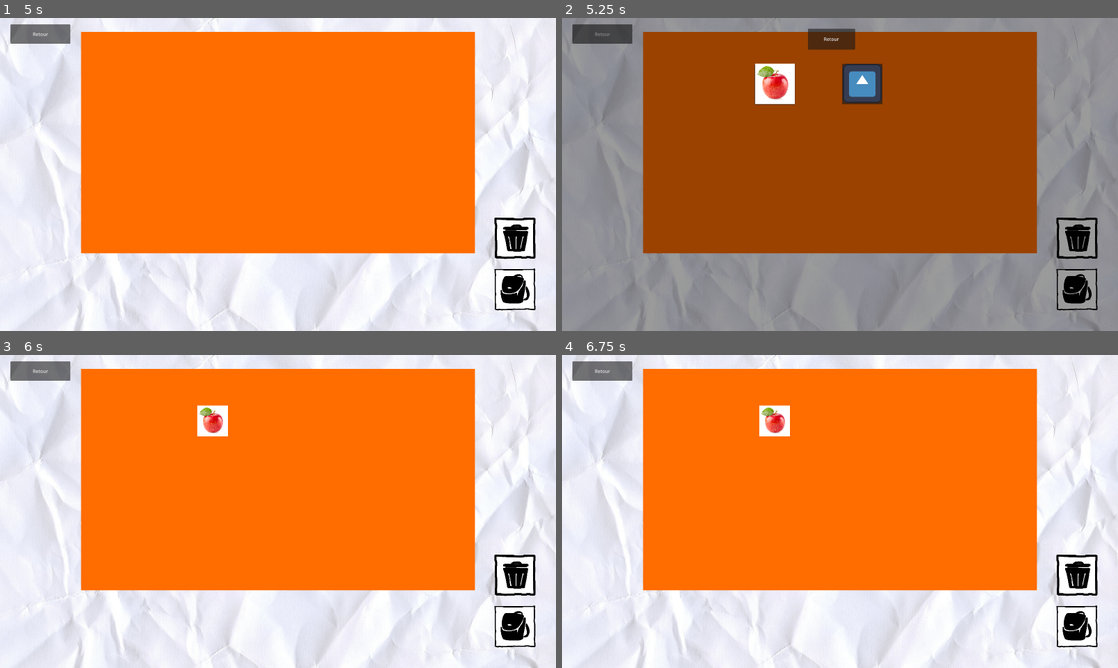
Above: before the commit, frames 1-4 (two rows, left to right).
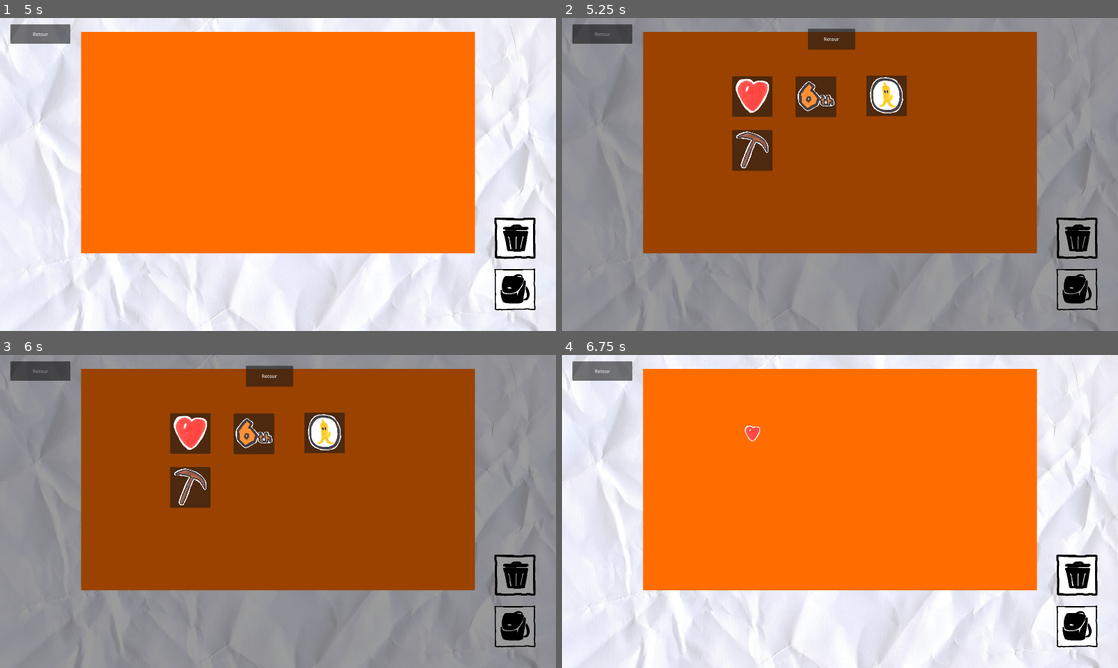
Above: after the commit, the same moments.

Repository: TanguyDoStuff/UIDesigner
Game: Godot game, scene res://Scenes/MainMenu/MainMenu.tscn
Two runs of this game, one before a commit and one after it. Both use one fixed random seed, a clock stepped at 60 frames per second and the inputs below. The engine's default icon, where the game draws it, is replaced by a stand-in: a white triangle on a blue panel in a dark square.
Inputs (mouse positions are in pixels of both pictures, inside the frame that each line leads up to):
- Up to frame 1 (5 s): click "Libre" at 0.5 s; click "Retour" at 1.25 s; click "Libre" at 2 s; click (183, 96) at 2.75 s; click "Retour" at 3.5 s; click (378, 96) at 4.25 s
- Up to frame 2 (5.25 s): click (1079, 290) at 5 s
- Up to frame 3 (6 s): click (211, 420) at 5.77 s
- Up to frame 4 (6.75 s): click (751, 433) at 6.52 s

Frame 1 is identical in both runs. In frame 2, 5.1% of the frame differs, in the area x 30-62%, y 14-49%; in frame 3, 99%, in the area x 0-100%, y 0-100%; in frame 4, 0.7%.

Commit message:
Ajout d'elements

Diff:
--- a/Scenes/LibreMode/Element/DragNDrop.gd
+++ b/Scenes/LibreMode/Element/DragNDrop.gd
@@ -39,7 +39,7 @@
 	# ROTATION
 	if event is InputEventMouseButton and event.button_index == MOUSE_BUTTON_RIGHT:
 		if event.pressed:
-			rotation_degrees = rotation_degrees + 10
+			rotation_degrees = rotation_degrees + 36
 
 
 func _on_area_2d_mouse_exited():
--- a/Scenes/LibreMode/Element/Test.tscn
+++ b/Scenes/LibreMode/Element/heart.tscn
@@ -1,17 +1,17 @@
-[gd_scene load_steps=4 format=3 uid="uid://b68m63i1by8gl"]
+[gd_scene load_steps=4 format=3 uid="uid://b3k8gnwbwbk8d"]
 
-[ext_resource type="Script" path="res://Scenes/LibreMode/Element/DragNDrop.gd" id="1_ucfbm"]
-[ext_resource type="Texture2D" uid="uid://l8gcrrax717i" path="res://icon.svg" id="2_3adyi"]
+[ext_resource type="Script" path="res://Scenes/LibreMode/Element/DragNDrop.gd" id="1_b1tw6"]
+[ext_resource type="Texture2D" uid="uid://fq6tc6u2cqcx" path="res://Assets/LibreElement/heart.png" id="2_1is60"]
 
 [sub_resource type="RectangleShape2D" id="RectangleShape2D_hqdwp"]
-size = Vector2(106, 108)
+size = Vector2(54, 56)
 
 [node name="Test" type="Node2D"]
-script = ExtResource("1_ucfbm")
+script = ExtResource("1_b1tw6")
 
 [node name="Sprite2D" type="Sprite2D" parent="."]
-scale = Vector2(0.84375, 0.84375)
-texture = ExtResource("2_3adyi")
+scale = Vector2(0.415385, 0.415385)
+texture = ExtResource("2_1is60")
 
 [node name="Area2D" type="Area2D" parent="."]
 
--- /dev/null
+++ b/Scenes/LibreMode/Element/itemkart.tscn
@@ -0,0 +1,22 @@
+[gd_scene load_steps=4 format=3 uid="uid://blndaqwm0xbqr"]
+
+[ext_resource type="Script" path="res://Scenes/LibreMode/Element/DragNDrop.gd" id="1_oi713"]
+[ext_resource type="Texture2D" uid="uid://x6j60mo1tl8p" path="res://Assets/LibreElement/itemkart.png" id="2_fujei"]
+
+[sub_resource type="CircleShape2D" id="CircleShape2D_dkt5d"]
+radius = 54.0093
+
+[node name="Test" type="Node2D"]
+script = ExtResource("1_oi713")
+
+[node name="Sprite2D" type="Sprite2D" parent="."]
+scale = Vector2(0.249377, 0.249377)
+texture = ExtResource("2_fujei")
+
+[node name="Area2D" type="Area2D" parent="."]
+
+[node name="CollisionShape2D" type="CollisionShape2D" parent="Area2D"]
+shape = SubResource("CircleShape2D_dkt5d")
+
+[connection signal="input_event" from="Area2D" to="." method="_on_area_2d_input_event"]
+[connection signal="mouse_exited" from="Area2D" to="." method="_on_area_2d_mouse_exited"]
--- /dev/null
+++ b/Scenes/LibreMode/Element/povpickaxe.tscn
@@ -0,0 +1,22 @@
+[gd_scene load_steps=4 format=3 uid="uid://pb7um27dmbk0"]
+
+[ext_resource type="Script" path="res://Scenes/LibreMode/Element/DragNDrop.gd" id="1_jwihy"]
+[ext_resource type="Texture2D" uid="uid://b3hod0rh31ssc" path="res://Assets/LibreElement/povpickaxe.png" id="2_5gltg"]
+
+[sub_resource type="RectangleShape2D" id="RectangleShape2D_lyk63"]
+size = Vector2(252, 286)
+
+[node name="Test" type="Node2D"]
+script = ExtResource("1_jwihy")
+
+[node name="Sprite2D" type="Sprite2D" parent="."]
+scale = Vector2(0.437828, 0.437828)
+texture = ExtResource("2_5gltg")
+
+[node name="Area2D" type="Area2D" parent="."]
+
+[node name="CollisionShape2D" type="CollisionShape2D" parent="Area2D"]
+shape = SubResource("RectangleShape2D_lyk63")
+
+[connection signal="input_event" from="Area2D" to="." method="_on_area_2d_input_event"]
+[connection signal="mouse_exited" from="Area2D" to="." method="_on_area_2d_mouse_exited"]
--- a/Scenes/LibreMode/Element/Test2.tscn
+++ b/Scenes/LibreMode/Element/rank.tscn
@@ -1,17 +1,17 @@
-[gd_scene load_steps=4 format=3 uid="uid://cj4p0vwtx2fay"]
+[gd_scene load_steps=4 format=3 uid="uid://cl7aexvl2bts6"]
 
-[ext_resource type="Script" path="res://Scenes/LibreMode/Element/DragNDrop.gd" id="1_t6sms"]
-[ext_resource type="Texture2D" uid="uid://5jxeqjfqbxty" path="res://Assets/LibreElement/Test.jpg" id="2_tdol4"]
+[ext_resource type="Script" path="res://Scenes/LibreMode/Element/DragNDrop.gd" id="1_x07fn"]
+[ext_resource type="Texture2D" uid="uid://coyaoe1nlde6j" path="res://Assets/LibreElement/rank.png" id="2_wguqq"]
 
 [sub_resource type="RectangleShape2D" id="RectangleShape2D_hqdwp"]
-size = Vector2(106, 108)
+size = Vector2(170, 138)
 
 [node name="Test" type="Node2D"]
-script = ExtResource("1_t6sms")
+script = ExtResource("1_x07fn")
 
 [node name="Sprite2D" type="Sprite2D" parent="."]
-scale = Vector2(0.106, 0.106)
-texture = ExtResource("2_tdol4")
+scale = Vector2(0.415385, 0.415385)
+texture = ExtResource("2_wguqq")
 
 [node name="Area2D" type="Area2D" parent="."]
 
--- a/Scenes/LibreMode/Inventory/InventoryScreen.gd
+++ b/Scenes/LibreMode/Inventory/InventoryScreen.gd
@@ -5,14 +5,24 @@
 	visible = false
 
 
-
 func _on_back_button_pressed():
 	hideInventory()
 
-func _on_test_button_pressed():
+func _on_heart_button_pressed():
 	hideInventory()
-	get_parent().spawnElement(preload("res://Scenes/LibreMode/Element/Test2.tscn"))
+	get_parent().spawnElement(preload("res://Scenes/LibreMode/Element/heart.tscn"))
 
-func _on_test_button_2_pressed():
+
+func _on_rank_button_pressed():
 	hideInventory()
-	get_parent().spawnElement(preload("res://Scenes/LibreMode/Element/Test.tscn"))
+	get_parent().spawnElement(preload("res://Scenes/LibreMode/Element/rank.tscn"))
+
+
+func _on_itemkart_button_pressed():
+	hideInventory()
+	get_parent().spawnElement(preload("res://Scenes/LibreMode/Element/itemkart.tscn"))
+
+
+func _on_povpickaxe_button_pressed():
+	hideInventory()
+	get_parent().spawnElement(preload("res://Scenes/LibreMode/Element/povpickaxe.tscn"))
--- a/Scenes/LibreMode/Inventory/InventoryScreen.tscn
+++ b/Scenes/LibreMode/Inventory/InventoryScreen.tscn
@@ -1,8 +1,10 @@
-[gd_scene load_steps=4 format=3 uid="uid://dhffqja5y63o5"]
+[gd_scene load_steps=6 format=3 uid="uid://dhffqja5y63o5"]
 
 [ext_resource type="Script" path="res://Scenes/LibreMode/Inventory/InventoryScreen.gd" id="1_4qnyd"]
-[ext_resource type="Texture2D" uid="uid://5jxeqjfqbxty" path="res://Assets/LibreElement/Test.jpg" id="2_ydah7"]
-[ext_resource type="Texture2D" uid="uid://l8gcrrax717i" path="res://icon.svg" id="3_2o54y"]
+[ext_resource type="Texture2D" uid="uid://coyaoe1nlde6j" path="res://Assets/LibreElement/rank.png" id="3_tqdio"]
+[ext_resource type="Texture2D" uid="uid://x6j60mo1tl8p" path="res://Assets/LibreElement/itemkart.png" id="4_kq682"]
+[ext_resource type="Texture2D" uid="uid://fq6tc6u2cqcx" path="res://Assets/LibreElement/heart.png" id="4_u0rr2"]
+[ext_resource type="Texture2D" uid="uid://b3hod0rh31ssc" path="res://Assets/LibreElement/povpickaxe.png" id="5_3clop"]
 
 [node name="InventoryScreen" type="Node2D"]
 process_mode = 3
@@ -23,28 +25,52 @@
 offset_bottom = 109.0
 text = "Retour"
 
-[node name="TestButton" type="Button" parent="."]
-offset_left = 665.0
-offset_top = 159.0
-offset_right = 805.0
-offset_bottom = 299.0
+[node name="heartButton" type="Button" parent="."]
+offset_left = 587.0
+offset_top = 201.0
+offset_right = 727.0
+offset_bottom = 341.0
 
-[node name="Sprite2D" type="Sprite2D" parent="TestButton"]
+[node name="Sprite2D" type="Sprite2D" parent="heartButton"]
 position = Vector2(70, 68)
-scale = Vector2(0.138, 0.138)
-texture = ExtResource("2_ydah7")
+scale = Vector2(0.892307, 0.892307)
+texture = ExtResource("4_u0rr2")
 
-[node name="TestButton2" type="Button" parent="."]
-offset_left = 967.0
-offset_top = 158.0
-offset_right = 1107.0
-offset_bottom = 298.0
+[node name="rankButton" type="Button" parent="."]
+offset_left = 807.0
+offset_top = 202.0
+offset_right = 947.0
+offset_bottom = 342.0
 
-[node name="Sprite2D" type="Sprite2D" parent="TestButton2"]
+[node name="Sprite2D" type="Sprite2D" parent="rankButton"]
 position = Vector2(70, 68)
-scale = Vector2(1.04688, 1.04688)
-texture = ExtResource("3_2o54y")
+scale = Vector2(0.315789, 0.315789)
+texture = ExtResource("3_tqdio")
+
+[node name="itemkartButton" type="Button" parent="."]
+offset_left = 1051.0
+offset_top = 199.0
+offset_right = 1191.0
+offset_bottom = 339.0
+
+[node name="Sprite2D" type="Sprite2D" parent="itemkartButton"]
+position = Vector2(70, 68)
+scale = Vector2(0.284289, 0.284289)
+texture = ExtResource("4_kq682")
+
+[node name="povpickaxeButton" type="Button" parent="."]
+offset_left = 587.0
+offset_top = 387.0
+offset_right = 727.0
+offset_bottom = 527.0
+
+[node name="Sprite2D" type="Sprite2D" parent="povpickaxeButton"]
+position = Vector2(70, 68)
+scale = Vector2(0.196147, 0.196147)
+texture = ExtResource("5_3clop")
 
 [connection signal="pressed" from="BackButton" to="." method="_on_back_button_pressed"]
-[connection signal="pressed" from="TestButton" to="." method="_on_test_button_pressed"]
-[connection signal="pressed" from="TestButton2" to="." method="_on_test_button_2_pressed"]
+[connection signal="pressed" from="heartButton" to="." method="_on_heart_button_pressed"]
+[connection signal="pressed" from="rankButton" to="." method="_on_rank_button_pressed"]
+[connection signal="pressed" from="itemkartButton" to="." method="_on_itemkart_button_pressed"]
+[connection signal="pressed" from="povpickaxeButton" to="." method="_on_povpickaxe_button_pressed"]
--- a/global.gd
+++ b/global.gd
@@ -2,5 +2,5 @@
 
 ################################## VARIABLES ###################################
 
-var loadingScene = "" #Check which scene to load in a loading screen
-var libreBackground = "" #What Background is selected in the Libre mode?
+var loadingScene = "res://Scenes/MainMenu/MainMenu.tscn" #Check which scene to load in a loading screen
+var libreBackground = "res://Assets/LibreBG/Test1.png" #What Background is selected in the Libre mode?
--- a/project.godot
+++ b/project.godot
@@ -13,6 +13,7 @@
 config/name="UIUXProject"
 run/main_scene="res://Scenes/MainMenu/MainMenu.tscn"
 config/features=PackedStringArray("4.2", "Mobile")
+run/low_processor_mode=true
 config/icon="res://icon.svg"
 
 [autoload]
Binary file removed: Assets/LibreElement/Test.jpg
Binary file added: Assets/LibreElement/abutton.png
Not shown, added: Assets/LibreElement/abutton.png.import
Binary file added: Assets/LibreElement/battlechoice.png
Not shown, added: Assets/LibreElement/battlechoice.png.import
Binary file added: Assets/LibreElement/bbutton.png
Not shown, added: Assets/LibreElement/bbutton.png.import
Binary file added: Assets/LibreElement/coincount.png
Not shown, added: Assets/LibreElement/coincount.png.import
Binary file added: Assets/LibreElement/compass.png
Not shown, added: Assets/LibreElement/compass.png.import
Binary file added: Assets/LibreElement/crosshair.png
(and 39 more such lines)
